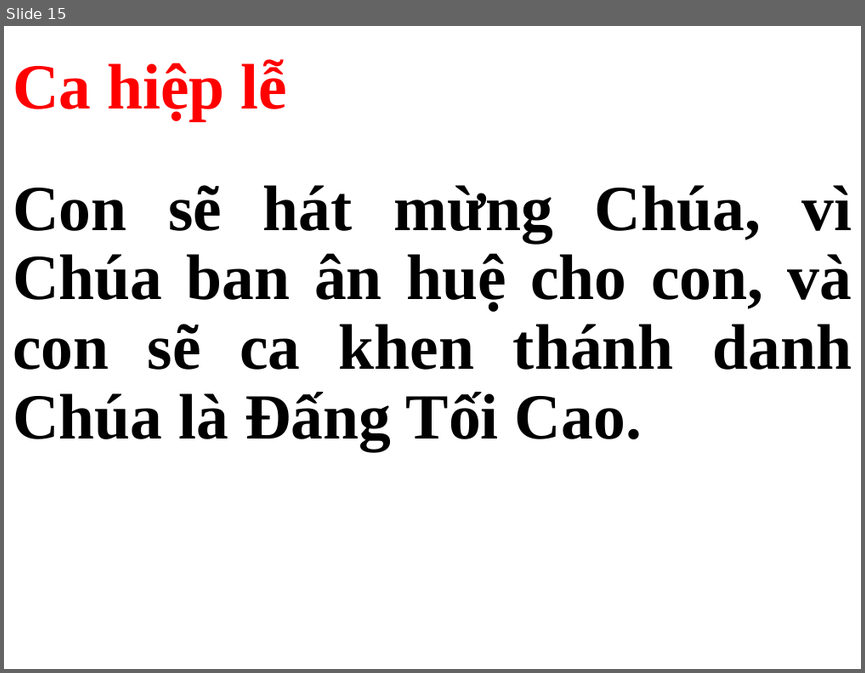
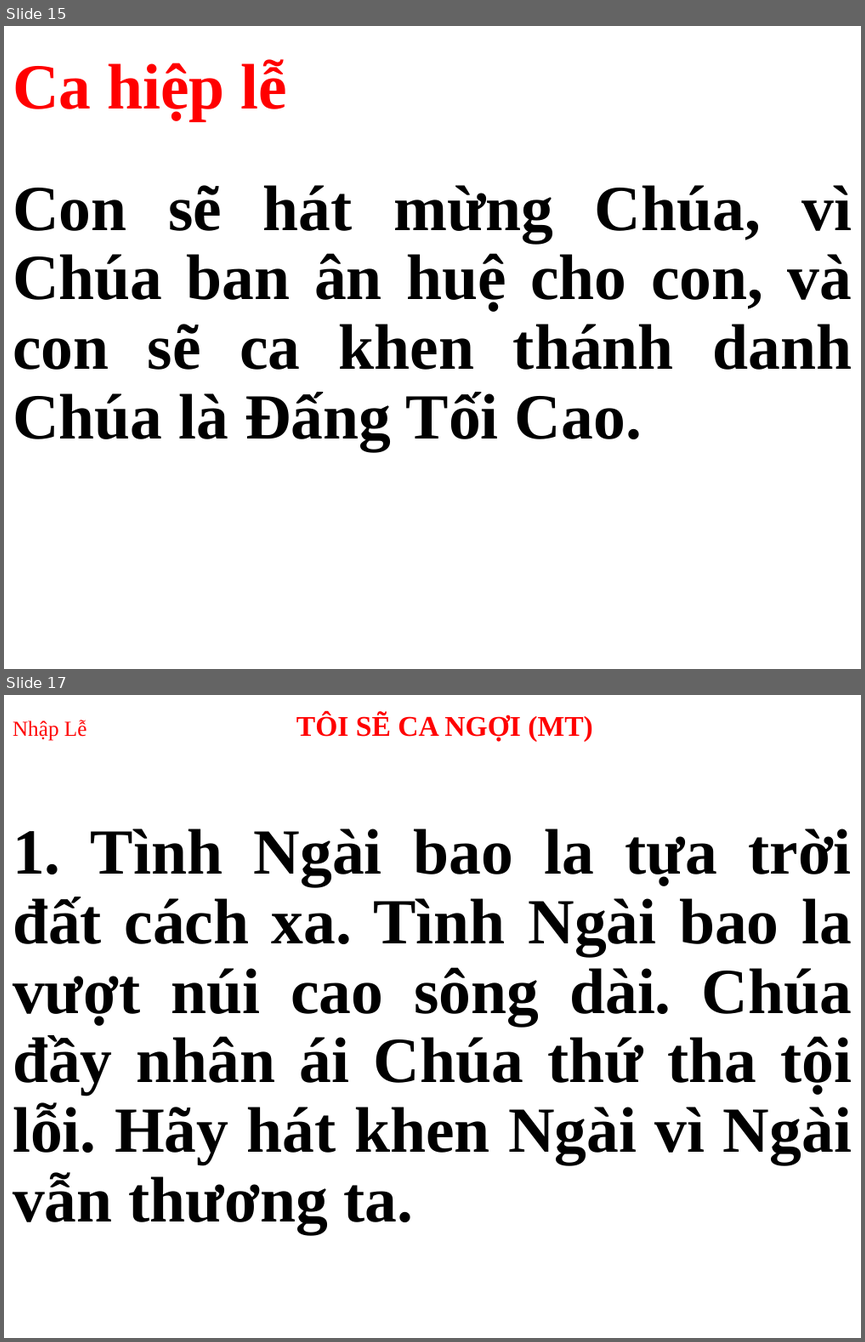
Before and after one commit to webfullstack99/usb-songs, a slide deck: Thứ 3.pptx. Shown one above the other, each under a label of ours: slide 15 before the commit, slides 15 and 17 after it; the slides between them are not shown. The pictures are 865x673 and 865x1342 pixels, drawn with LibreOffice and Linux fonts; fonts in the diff are those of the drawing. Boxes give left, top, right and bottom in pixels: in the first picture for what was removed or moved away, otherwise in the second. Text is boxed around its words. In the diff, an @@ line names an element or a change of style, - is before the commit and + after.

```diff
--- a/Thứ 3.pptx
+++ b/Thứ 3.pptx
@@ slide 17 added at (4, 695, 861, 1338), background #FFFFFF @@
@@ title added at (12, 713, 592, 741), 24 pt, text #FF0000, bold @@
+Nhập Lễ TÔI SẼ CA NGỢI (MT)
@@ subtitle added at (12, 828, 851, 1234), 54 pt, text #000000, bold @@
+1. Tình Ngài bao la tựa trời đất cách xa. Tình Ngài bao la vượt núi cao sông dài. Chúa đầy nhân ái Chúa thứ tha tội lỗi. Hãy hát khen Ngài vì Ngài vẫn thương ta.
```
Also in this commit, not shown: 2 slides changed, 14 other slides added, 15 slides removed.
